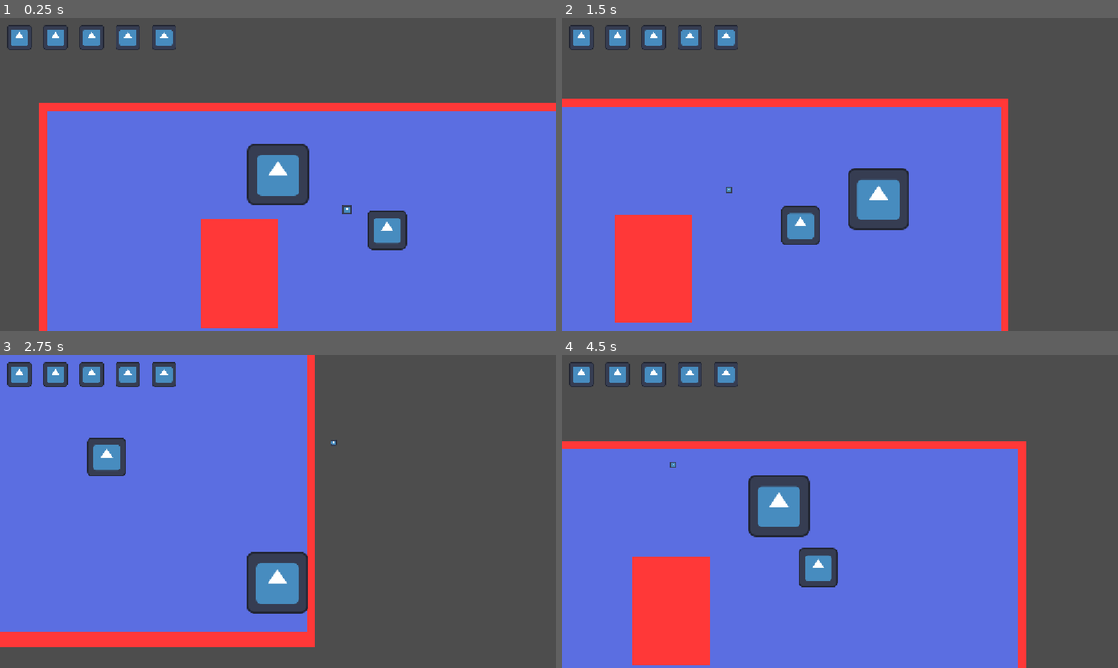
Above: before the commit, frames 1-4 (two rows, left to right).
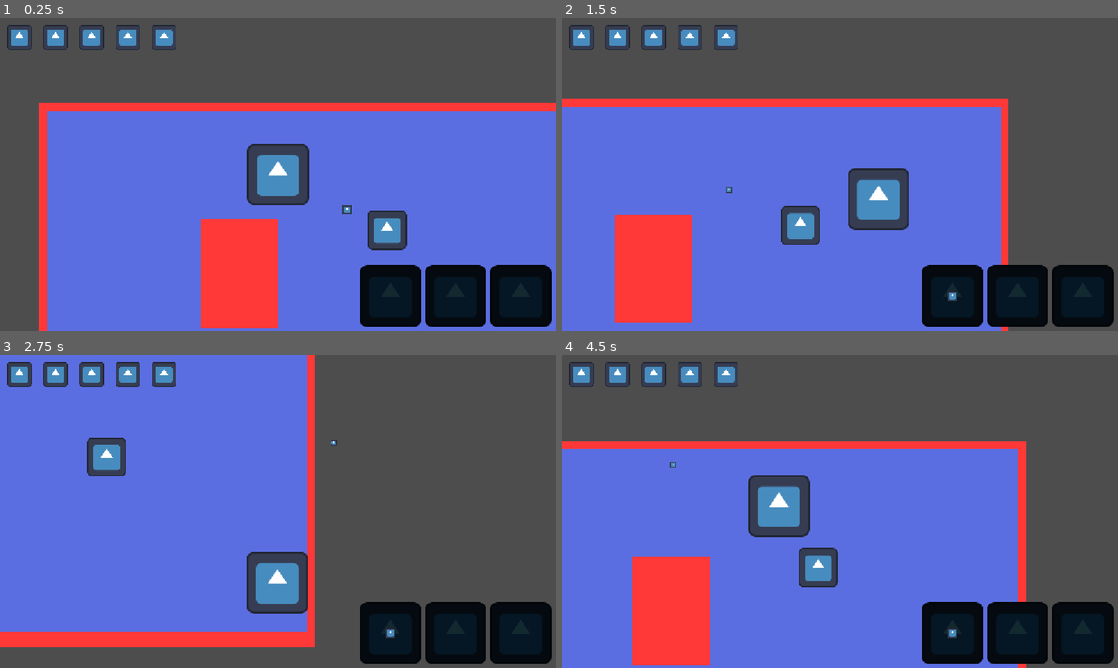
Above: after the commit, the same moments.

Repository: icarus-child/ASJ2026
Game: Godot game, scene res://main.tscn
Two runs of this game, one before a commit and one after it. Both use one fixed random seed, a clock stepped at 60 frames per second and the inputs below. The engine's default icon, where the game draws it, is replaced by a stand-in: a white triangle on a blue panel in a dark square.
Inputs (mouse positions are in pixels of both pictures, inside the frame that each line leads up to):
- Up to frame 1 (0.25 s): no input
- Up to frame 2 (1.5 s): tap Enter at 0.5 s; move the mouse to (962, 158) at 0.52 s; hold D (move_right) 0.53-1.28 s; hold Space (parry) 0.53-1.28 s; move the mouse to (728, 190) at 1.27 s; hold S (move_down) from 1.28 s (still down); tap Space (parry) at 1.35 s
- Up to frame 3 (2.75 s): move the mouse to (333, 442) at 2.02 s; release S (move_down) at 2.03 s; hold D (move_right) from 2.03 s (still down); hold Space (parry) from 2.03 s (still down)
- Up to frame 4 (4.5 s): move the mouse to (812, 574) at 2.77 s; release D (move_right) at 2.78 s; release Space (parry) at 2.78 s; hold W (move_up) 2.78-3.53 s; tap Space (parry) at 2.85, 4.35 s; move the mouse to (1006, 558) at 3.52 s; hold Space (parry) 3.53-4.28 s; hold A (move_left) from 3.53 s (still down); move the mouse to (673, 464) at 4.27 s

The runs differ from the first frame. In frame 1, 6.5% of the frame differs, in the area x 64-100%, y 78-99%; in frame 2, 6.5%; in frame 3, 6.4%; in frame 4, 6.5%.

Commit message:
spell inventory ui

Diff:
--- a/enemies/test_projectile.gd
+++ b/enemies/test_projectile.gd
@@ -23,7 +23,7 @@
 	const test_projectile: PackedScene = preload("res://enemies/test_projectile.tscn")
 
 	func dummy() -> Node2D:
-		return Node2D.new()
+		return test_projectile.instantiate()
 
 	func fire_attack(caster: Node2D, heading: Vector2) -> void:
 		var projectile := test_projectile.instantiate() as Projectile
--- /dev/null
+++ b/ui/spell_slot.gd
@@ -0,0 +1,19 @@
+extends Sprite2D
+
+@export var slot_number: int
+var _dummy: Node2D
+
+func _ready() -> void:
+	PlayerResources.spell_changed.connect(_on_slot_change)
+
+func _on_slot_change(slot: int) -> void:
+	if slot != slot_number:
+		return
+
+	var spell := PlayerResources.spells[slot]
+	if spell == null:
+		_dummy.queue_free()
+		return
+
+	_dummy = spell.dummy()
+	add_child(_dummy)
--- /dev/null
+++ b/ui/spell_slot.tscn
@@ -0,0 +1,9 @@
+[gd_scene format=3 uid="uid://ctrh33la6lwsf"]
+
+[ext_resource type="Texture2D" uid="uid://dqybuslh80c1l" path="res://icon.svg" id="1_pjtqy"]
+[ext_resource type="Script" uid="uid://c5fmqqsbp7qg0" path="res://ui/spell_slot.gd" id="2_j3ms3"]
+
+[node name="SpellSlot" type="Sprite2D" unique_id=1338756288]
+self_modulate = Color(0.076, 0.1615, 0.19, 1)
+texture = ExtResource("1_pjtqy")
+script = ExtResource("2_j3ms3")
--- a/ui/ui.tscn
+++ b/ui/ui.tscn
@@ -1,6 +1,7 @@
 [gd_scene format=3 uid="uid://bi7880g0wx2x8"]
 
 [ext_resource type="Script" uid="uid://dyl7rg02bf1f2" path="res://ui/health.gd" id="1_nb4k0"]
+[ext_resource type="PackedScene" uid="uid://ctrh33la6lwsf" path="res://ui/spell_slot.tscn" id="2_ks8t7"]
 
 [node name="Ui" type="CanvasLayer" unique_id=1864841918]
 
@@ -8,3 +9,14 @@
 position = Vector2(40, 40)
 script = ExtResource("1_nb4k0")
 padding = 75.0
+
+[node name="SpellSlot" parent="." unique_id=1338756288 instance=ExtResource("2_ks8t7")]
+position = Vector2(809, 576)
+
+[node name="SpellSlot2" parent="." unique_id=1885587259 instance=ExtResource("2_ks8t7")]
+position = Vector2(944, 576)
+slot_number = 1
+
+[node name="SpellSlot3" parent="." unique_id=318228316 instance=ExtResource("2_ks8t7")]
+position = Vector2(1079, 576)
+slot_number = 2
Not shown, added: ui/spell_slot.gd.uid
